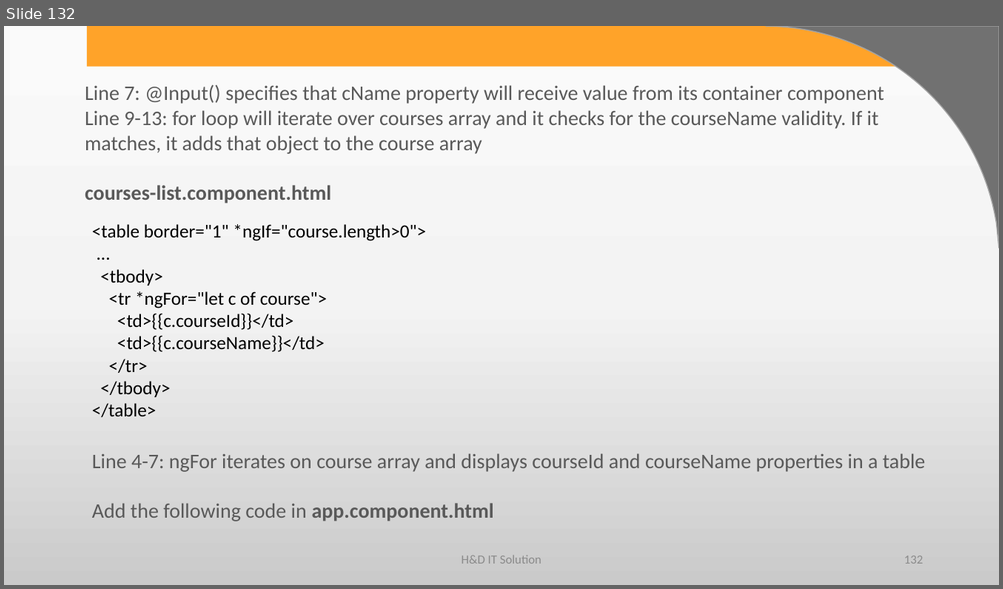
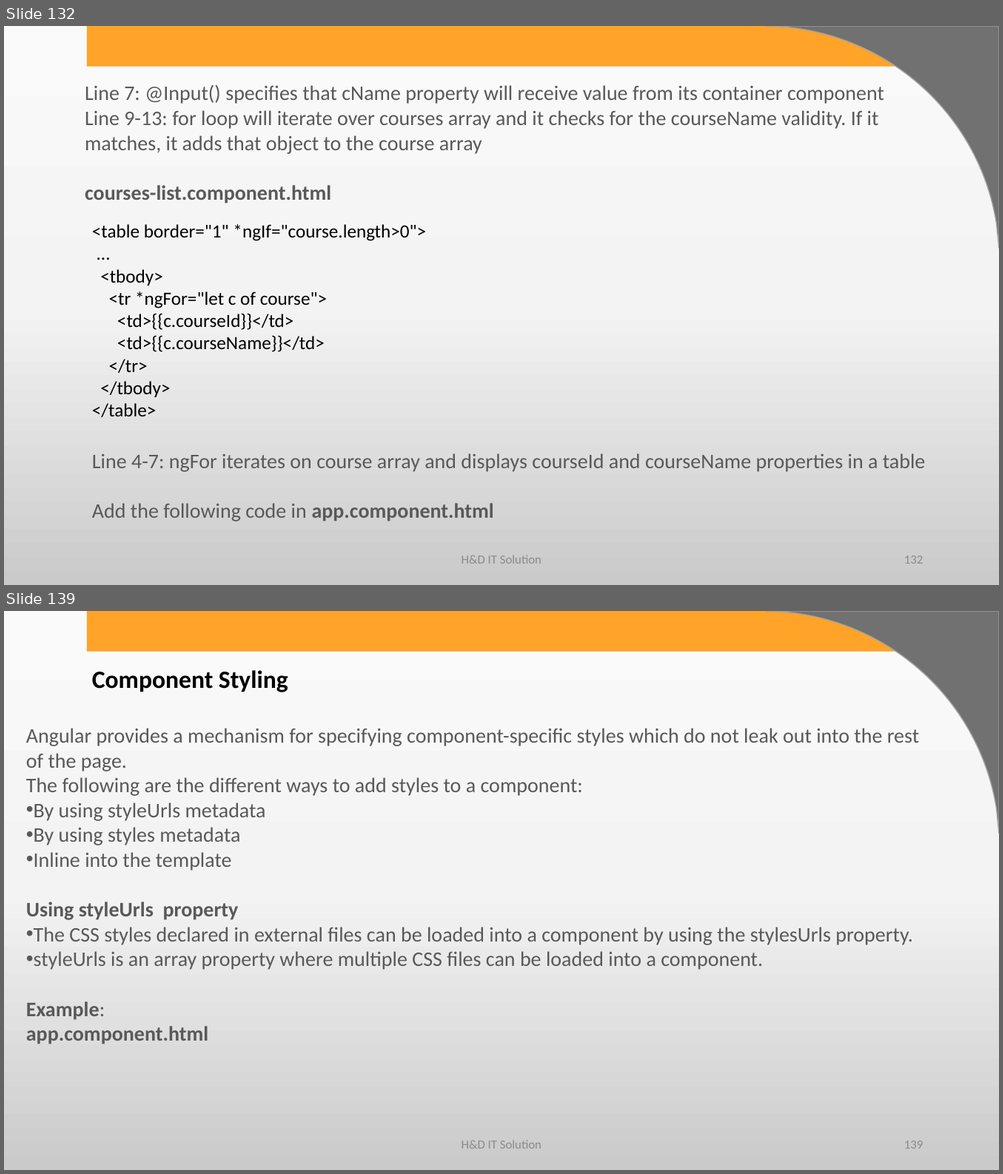
Before and after one commit to harshadasawant/infiniteAngular, a slide deck: ppt/ANGULAR.pptx. Shown one above the other, each under a label of ours: slide 132 before the commit, slides 132 and 139 after it; the slides between them are not shown. The pictures are 1003x589 and 1003x1174 pixels, drawn with LibreOffice and Linux fonts; fonts in the diff are those of the drawing; background and template pictures are left out. Boxes give left, top, right and bottom in pixels: in the first picture for what was removed or moved away, otherwise in the second. Text is boxed around its words. In the diff, an @@ line names an element or a change of style, - is before the commit and + after.

```diff
--- a/ppt/ANGULAR.pptx
+++ b/ppt/ANGULAR.pptx
@@ slide 139 added at (x1=4, y1=611, x2=999, y2=1170), background gradient #FBFBFB to #F4F4F4 to #CBCBCB; not listed: 2 template elements that a slide beside it also shows @@
@@ text added at (x1=92, y1=670, x2=288, y2=692), 24 pt, text #000000, bold @@
+Component Styling
@@ text added at (x1=26, y1=728, x2=919, y2=1045), 20 pt, text #595959 @@
+Angular provides a mechanism for specifying component-specific styles which do not leak out into the rest of the page.
+The following are the different ways to add styles to a component:
+• By using styleUrls metadata
+• By using styles metadata
+• Inline into the template
+Using styleUrls property
+• The CSS styles declared in external files can be loaded into a component by using the stylesUrls property.
+• styleUrls is an array property where multiple CSS files can be loaded into a component.
+Example:
+app.component.html
@@ text added at (x1=461, y1=1141, x2=541, y2=1149), 12 pt, text #8C8C8C @@
+H&D IT Solution
@@ page number added at (x1=904, y1=1141, x2=922, y2=1149), 12 pt, text #8C8C8C @@
+139
```
Also in this commit, not shown: 1 slide changed, 21 other slides added, 9 other files.
